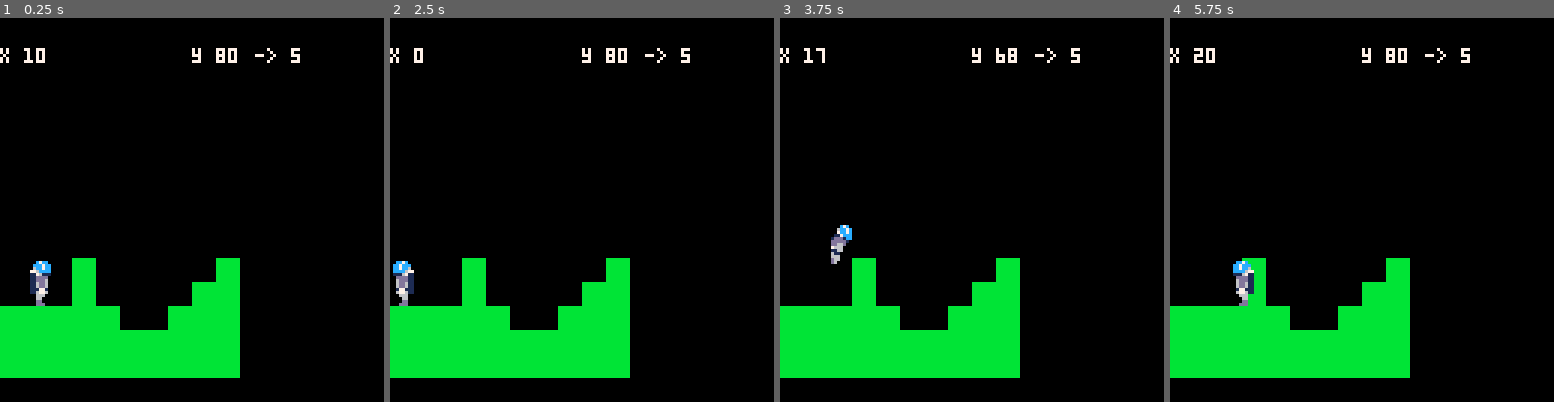
Above: before the commit, frames 1-4 (left to right).
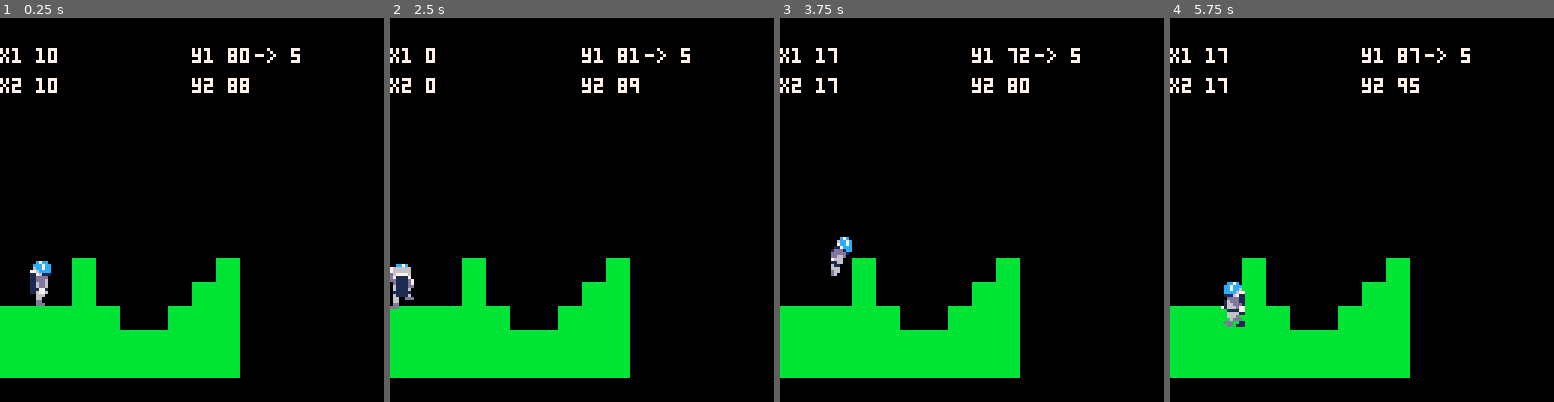
Above: after the commit, the same moments.

Repository: siualpinto/Splorin_Space
Game: PICO-8 cartridge jogo.p8
The game is run twice, just before and just after one commit, with the same random seed, the same clock (stepped at 60 frames per second) and the same inputs.
Inputs:
- Up to frame 1 (0.25 s): no input
- Up to frame 2 (2.5 s): tap X (X key) at 1.07, 2.07, 2.4 s; hold Left 1.97-2.37 s; hold Down from 2.42 s (still down)
- Up to frame 3 (3.75 s): tap X (X key) every 0.33 s from 2.73 to 3.73 s; release Down at 2.82 s; hold Right 2.87-3.53 s; hold Up from 3.58 s (still down)
- Up to frame 4 (5.75 s): tap X (X key) every 0.33 s from 4.07 to 5.73 s; release Up at 4.08 s; hold Right 4.13-4.53 s; hold Down 4.58-5.08 s; hold Left from 5.13 s (still down)

The runs differ from the first frame. In frame 1, 1.0% of the frame differs, in the area x 0-65%, y 7-20%; in frame 2, 1.4%; in frame 3, 1.4%; in frame 4, 1.8%, in the area x 0-65%, y 7-81%.

Commit message:
alteração collide

Diff:
--- a/jogo.p8
+++ b/jogo.p8
@@ -11,6 +11,7 @@
 actor.sprt = 5 -- sprite starting frame
 actor.tmr = 1 -- internal timer for managing animation
 actor.flp = false -- used for flipping the sprite
+actor.box = {x1 = 0, y1 = 0, x2 = 0, y2 = 8}
 actor.jump = false -- jump
 actor.jump_right = false
 actor.jump_left = false
@@ -92,7 +93,7 @@
 	if btn(1) then -- Built in function that receives button input, in this case the right arrow
 		if actor.x < br then -- If sprite is within the right boundries
 			actor.flp = false -- Set deafult direction of sprite
-			if not solid_area(actor.x + 1, actor.y, actor.w, actor.h) then
+			if not solid_area(actor.box.x1 + 1, actor.box.x2 +1, actor.box.y1, actor.box.y2, actor.w, actor.h) then
 			actor.x+=1 -- Progress the sprite along the x axis
 			end
 			if (actor.tmr % 3 == 0) then
@@ -108,7 +109,7 @@
 	elseif btn(0) then
 		if actor.x > bl then
 			actor.flp = true -- Flip the direction of the sprite
-			if not solid_area(actor.x - 1, actor.y, actor.w, actor.h) then
+			if not solid_area(actor.box.x1 - 1, actor.box.x2 -1, actor.box.y1, actor.box.y2, actor.w, actor.h) then
 			actor.x-=1 -- Move the sprite to the left
 			end
 			if (actor.tmr % 3 == 0) then
@@ -134,7 +135,7 @@
 		end
         --actor.tmr = 0
 	elseif btn(3) then
-		if not solid_area(actor.y + 1, actor.y, actor.w, actor.h) then
+		if not solid_area(actor.box.x1, actor.box.x2, actor.box.y1 - 1 , actor.box.y2 - 1, actor.w, actor.h) then
 		if (actor.tmr % 3 == 0) then
 			actor.y+=1
 			actor.sprt = 4
@@ -194,9 +195,15 @@
 	--draw_lvl() -- level rendering
 	map( 0, 0, 0, 64, 16, 16)
 	spr(actor.sprt,actor.x,actor.y,1,2,actor.flp) -- draw the main sprite with the modified sprite properties
+	actor.box.x1 = actor.x
+	actor.box.x2 = actor.x
+	actor.box.y1 = actor.y
+	actor.box.y2 = actor.y+8
 	--spr(ship.sprt, ship.x, ship.y, 3, 2, ship.flp) 	-- draw ship sprite
-	print("x "..actor.x,0,10,7)
-	print("y "..actor.y,64,10,7)
+	print("x1 "..actor.box.x1,0,10,7)
+	print("x2 "..actor.box.x2,0,20,7)
+	print("y1 "..actor.box.y1,64,10,7)
+	print("y2 "..actor.box.y2,64,20,7)
 	print("-> "..actor.val,85,10,7)
 end
 
@@ -208,12 +215,16 @@
 end
 
 
-function solid_area(x,y,w,h)
+function solid_area(x1,x2,y1,y2,w,h)
 	return
-	solid(x-w,y-h) or
-	solid(x+w,y-h) or
-	solid(x-w,y+h) or
-	solid(x+w,y+h)
+	solid(x1-w,y1-h) or
+	solid(x2-w,y2-h) or
+	solid(x1+w,y1-h) or
+	solid(x2+w,y2-h) or
+	solid(x1-w,y1+h) or
+	solid(x2-w,y2+h) or
+	solid(x1+w,y1+h) or
+	solid(x2+w,y2+h)
 end
 
 
